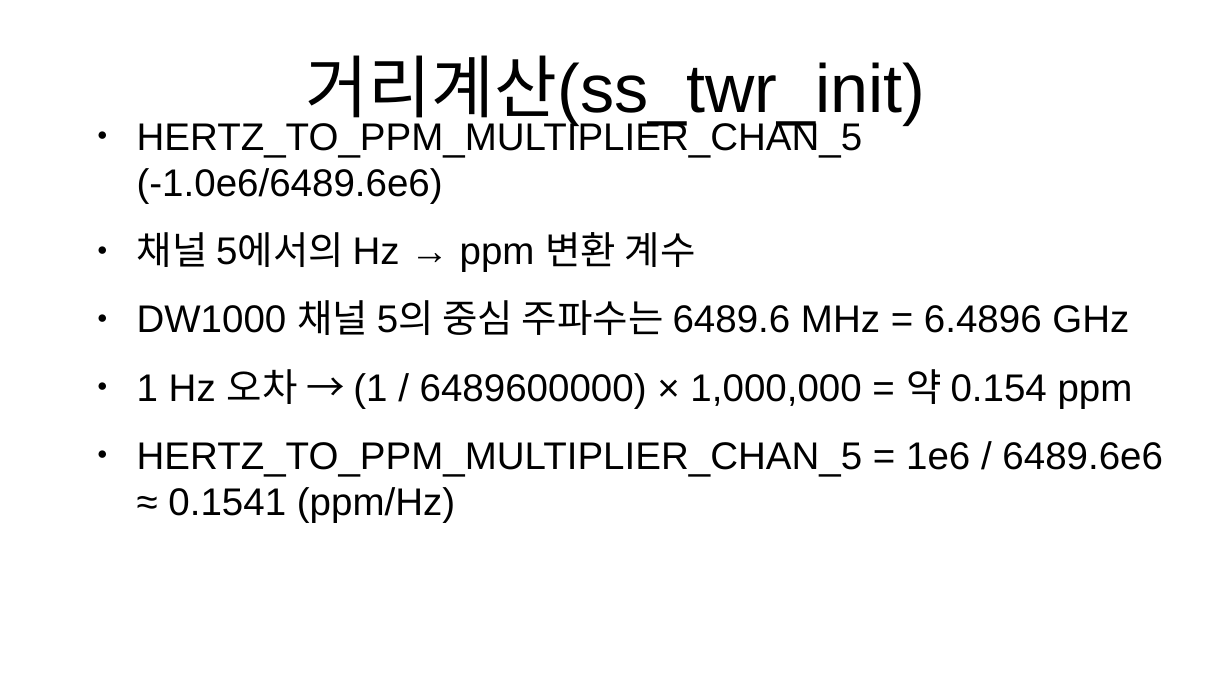
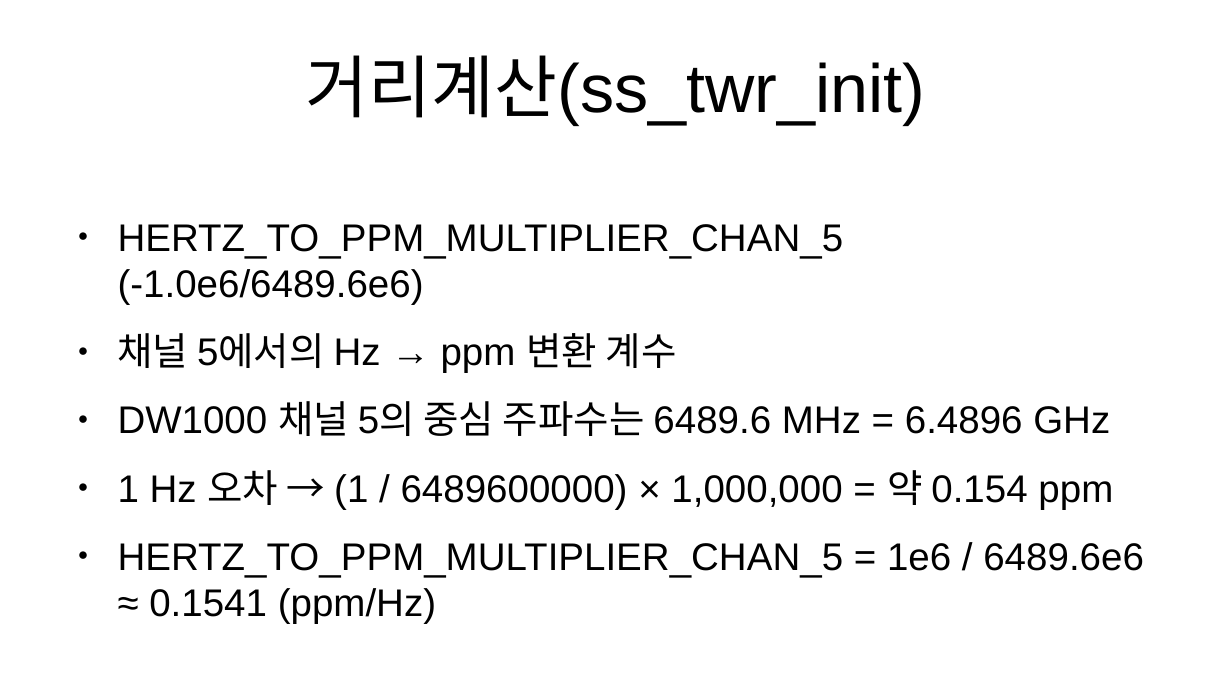
Before and after one commit to Shinjinok/dwm1001_ex, a slide deck: slide 7 of DWm1001_EXAMPLE_BUILD.odp. Drawn at 1232x693 pixels with LibreOffice and Linux fonts; fonts in the diff are those of the drawing. Boxes give left, top, right and bottom in pixels: in the first picture for what was removed or moved away, otherwise in the second. Text is boxed around its words. In the diff, an @@ line names an element or a change of style, - is before the commit and + after.

```diff
--- a/DWm1001_EXAMPLE_BUILD.odp
+++ b/DWm1001_EXAMPLE_BUILD.odp
@@ text "HERTZ_TO_PPM_MULTIPLIER_CHAN_5 (-1.0e6/6489.6e6)" rewrapped from box(137, 119, 1163, 523) to box(118, 224, 1144, 624) @@
```
Also in this commit, not shown: 2 other slides changed, 2 slides added, 3 other files.
